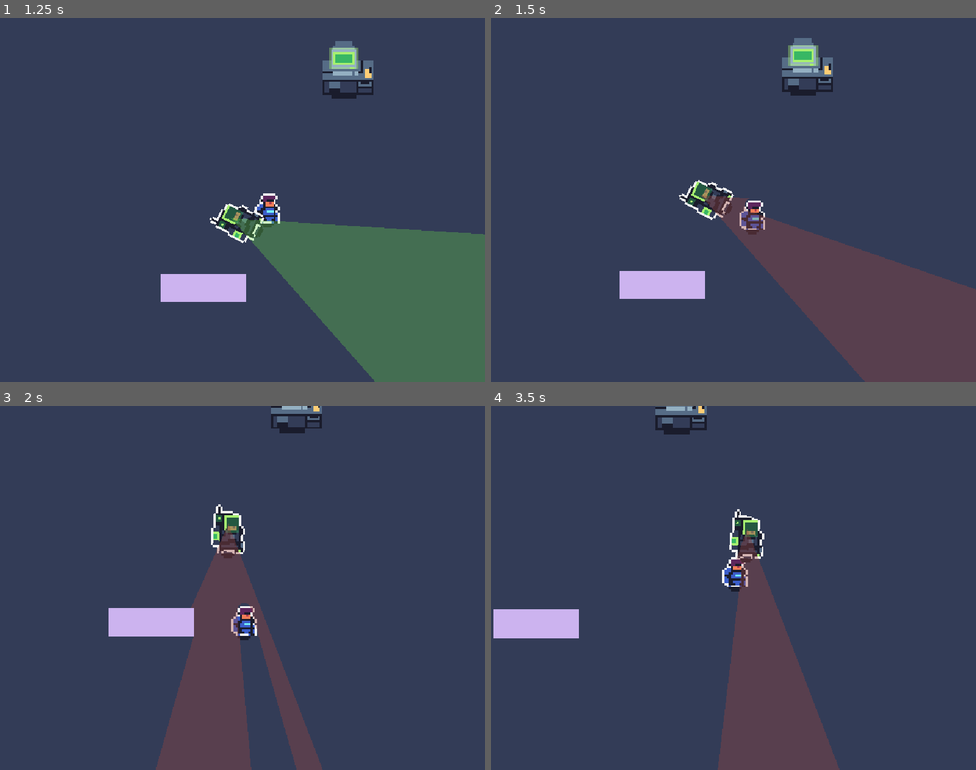
Above: before the commit, frames 1-4 (two rows, left to right).
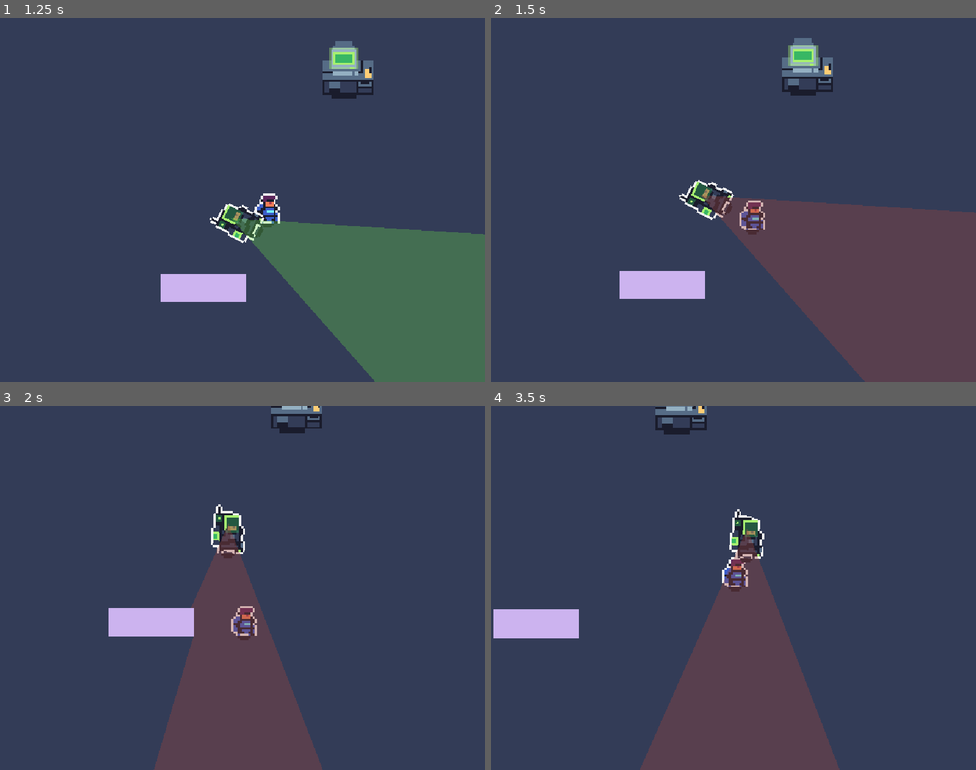
Above: after the commit, the same moments.

Repository: raumsie/Silent-Protocol
Game: Godot game, scene res://Scenes/Level.tscn
Two runs of this game, one before a commit and one after it. Both use one fixed random seed, a clock stepped at 60 frames per second and the inputs below.
Inputs:
- Up to frame 1 (1.25 s): hold Right (ui_right) from 0.53 s (still down)
- Up to frame 2 (1.5 s): release Right (ui_right) at 1.28 s; hold Down (ui_down) from 1.28 s (still down)
- Up to frame 3 (2 s): keep holding Down (ui_down)
- Up to frame 4 (3.5 s): release Down (ui_down) at 2.03 s; hold Right (ui_right) 2.03-2.78 s; hold Up (ui_up) from 2.78 s (still down)

Frame 1 is identical in both runs. In frame 2, 5.8% of the frame differs, in the area x 52-100%, y 49-75%; in frame 3, 2.8%; in frame 4, 5.2%.

Commit message:
Changed player layer to 1. This stopped the cone from wrapping around the player. (10/21/25)

Diff:
--- a/Scenes/player.tscn
+++ b/Scenes/player.tscn
@@ -7,7 +7,6 @@
 height = 20.0
 
 [node name="Player" type="CharacterBody2D"]
-collision_layer = 3
 script = ExtResource("1_v0iea")
 
 [node name="CollisionShape2D" type="CollisionShape2D" parent="."]
